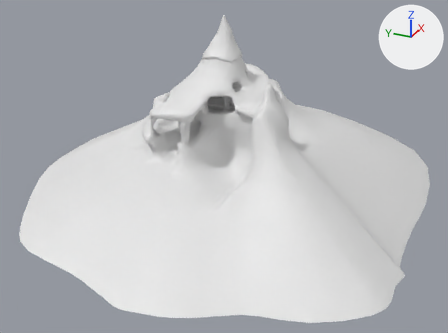
Renders of the FBX model Summit/Assets/Whispering_Summit/Assets/Meshes/Summit Terrain.fbx from each side of a commit.
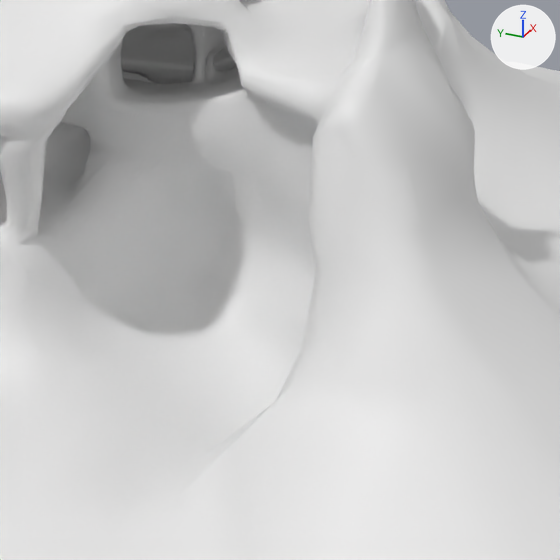
Old and new are each drawn whole from a 50 mm lens placed at (-541.0, -243.0, 223.0), pointed at (20.0, 9.0, -57.0) and again close up on the part from 40% to 69% of the width and 27% to 66% of the height. The lights are fixed; the arrows at upper right show +X, +Y and +Z.

The scene before the commit, as lines of its bpy script (objects in view):
```python
me_plane = bpy.data.meshes.new('Plane')
me_plane.from_pydata(...)  # 4542 vertices, 5291 faces; spans x -211.0..320.0, y -202.0..226.0, z -82.0..81.0
me_plane.materials.append(mat_terrain)  # white #e7e7e7
ob_mountain__final = bpy.data.objects.new('Mountain (Final)', me_plane)
ob_mountain__final.location = (0.0, 0.0, 0.0)
```
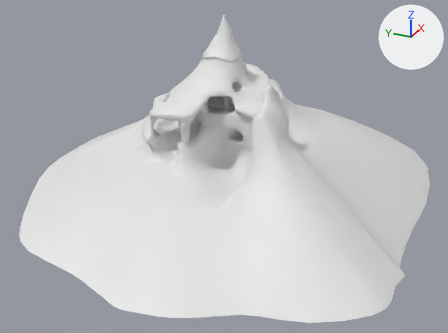
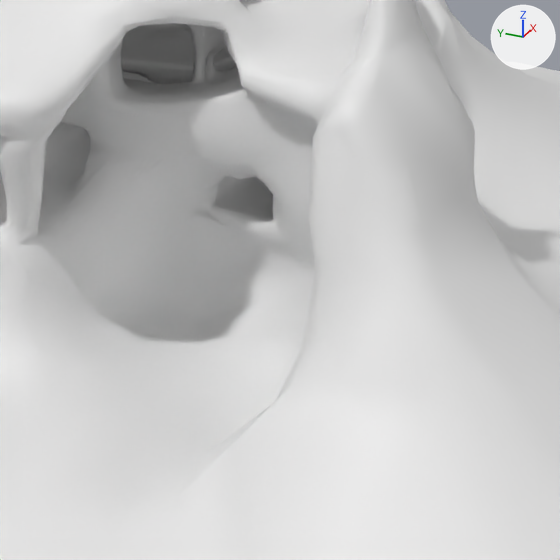
What the commit changed:
me_plane is used by ob_mountain__final; location (0.0, 0.0, 0.0).
me_plane had 4542 vertices, 5291 faces and spanned x -211.0..320.0, y -202.0..226.0, z -82.0..81.0.
me_plane now has 4710 vertices, 5466 faces and spans x -211.0..320.0, y -202.0..226.0, z -82.0..81.0.
Part 1, on me_plane:
4 vertices are removed from x -35.0..-27.0, y -35.0..-22.0, z -5.0..10.0.
19 faces are deleted.
4 vertices in x -35.0..16.0, y -48.0..-8.0, z -8.0..11.0 move by (1.0, 1.0, 0.0).
28 vertices move from x -55.0..20.0, y -55.0..-11.0, z -32.0..22.0 to x -55.0..20.0, y -56.0..-8.0, z -32.0..22.0.
167 vertices are added at x -39.0..29.0, y -53.0..-14.0, z -13.0..21.0.
5 new vertices lie (2.0, 6.0, 0.0) away from vertices in x -28.0..27.0, y -39.0..-31.0, z -4.0..18.0.
194 new faces join them.

What differs and where, as boxes [x1, y1, x2, y2] in the close-ups (560 x 560 px):
part 1 of me_plane, built on
    both: [78, 47, 474, 412]
